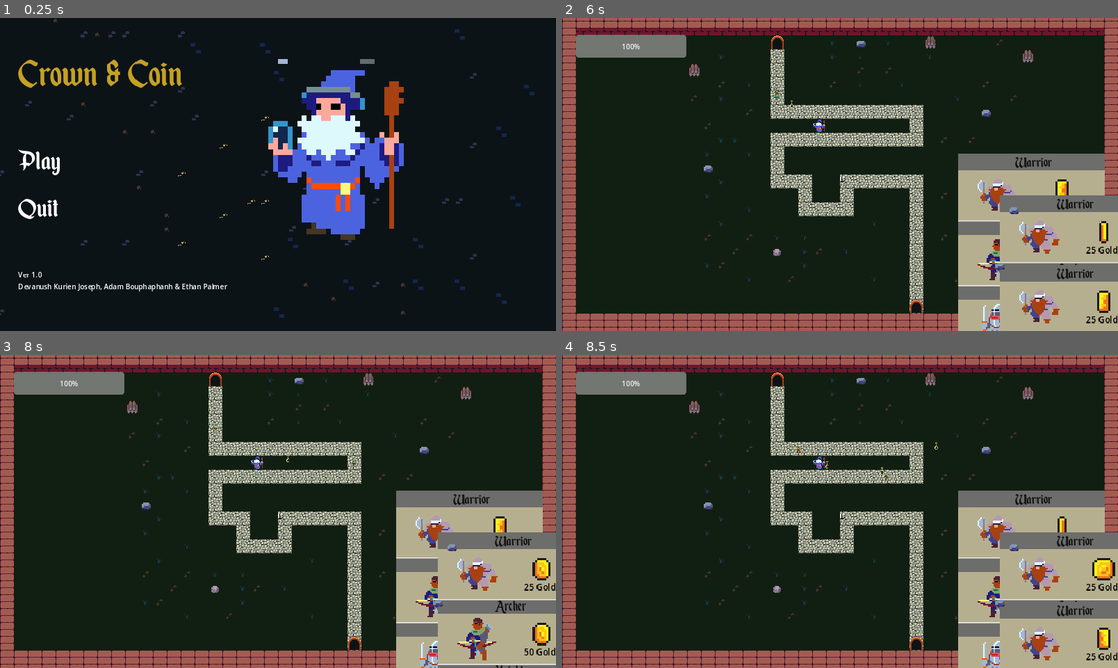
Above: before the commit, frames 1-4 (two rows, left to right).
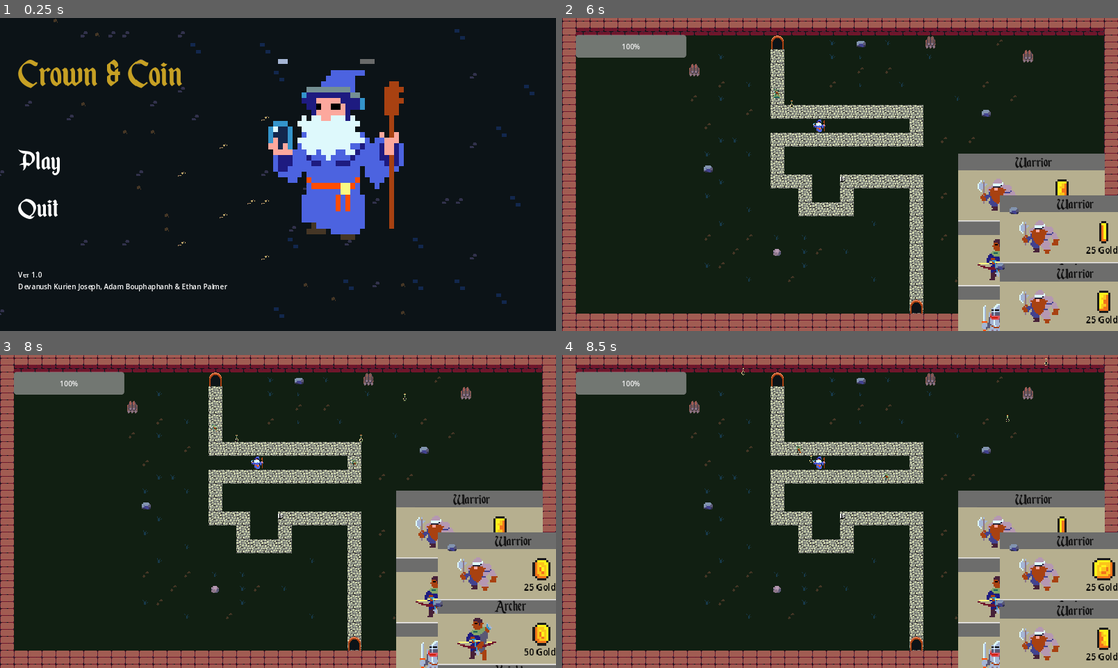
Above: after the commit, the same moments.

Repository: WizardsNStuff/tower-defense
Game: Godot game, scene res://menus-and-interfaces/main_menu/Main_Menu.tscn
The game is run twice, just before and just after one commit, with the same random seed, the same clock (stepped at 60 frames per second) and the same inputs.
Inputs (mouse positions are in pixels of both pictures, inside the frame that each line leads up to):
- Up to frame 1 (0.25 s): no input
- Up to frame 2 (6 s): click (600, 161) at 0.5 s; click (612, 174) at 1.25 s; move the mouse to (962, 158) at 2.02 s; click (962, 158) at 2.17 s; click (995, 196) at 2.75 s; click (995, 259) at 3.52 s; click (995, 324) at 4.25 s; click (995, 196) at 5.02 s; click (995, 259) at 5.77 s
- Up to frame 3 (8 s): click (433, 661) at 6.5 s; click (433, 533) at 7.27 s
- Up to frame 4 (8.5 s): click (995, 596) at 8.02 s

Frames 1-2 are identical in both runs. In frame 3, less than 0.1% of the frame differs, in the area x 42-74%, y 12-35%; in frame 4, less than 0.1%, in the area x 32-88%, y 0-53%.

Commit message:
Fixed wizard tower

Diff:
--- a/Towers/Wizard/wizard_tower.gd
+++ b/Towers/Wizard/wizard_tower.gd
@@ -16,13 +16,15 @@
 		update_enemy_list()
 
 func _on_tower_radius_body_exited(body: Node2D) -> void:
+	if body is Enemy:
+		update_enemy_list()
 	if towerHasTargetedEnemy and body == targetedEnemy:	# if body leaving radius is targeted enemy
 		targetedEnemy = null	# no more targeted enemy
 		towerHasTargetedEnemy = false
 
 func update_enemy_list():
 	bodiesInRadius = towerRadiusNode.get_overlapping_bodies()	# get every body in radius
-
+	enemyArray.clear()
 	for body in bodiesInRadius:	# loop thorugh all bodies in radius
 		if body is Enemy:	# if the body is an enemy
 			enemyArray.append(body)
--- a/enemies/enemy.gd
+++ b/enemies/enemy.gd
@@ -13,7 +13,8 @@
 	# create a visual damage number
 	var damageTaken : Label = damageNumberScene.instantiate()
 	damageTaken.text = str(damageAmount)
-	self.get_parent().get_parent().add_child(damageTaken)
+	damageTaken.position = self.position
+	self.get_parent().get_parent().get_parent().add_child(damageTaken)
 	print(damageTaken.text)
 	if current_health <= 0:
 		queue_free()
